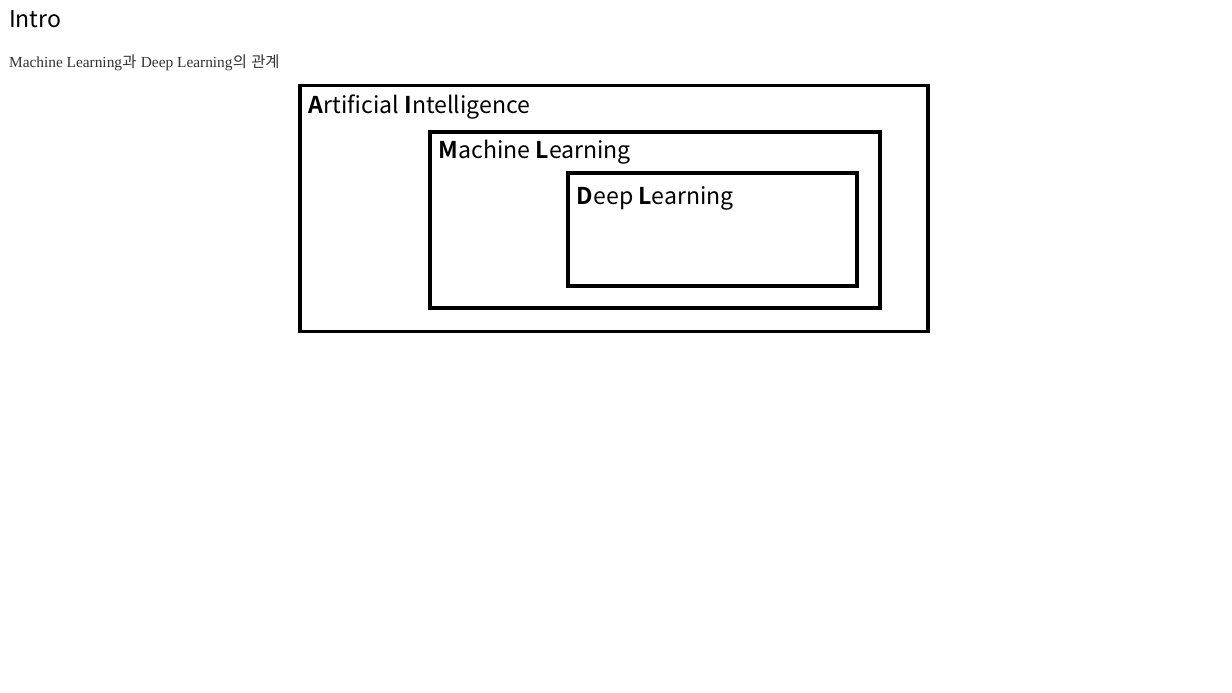
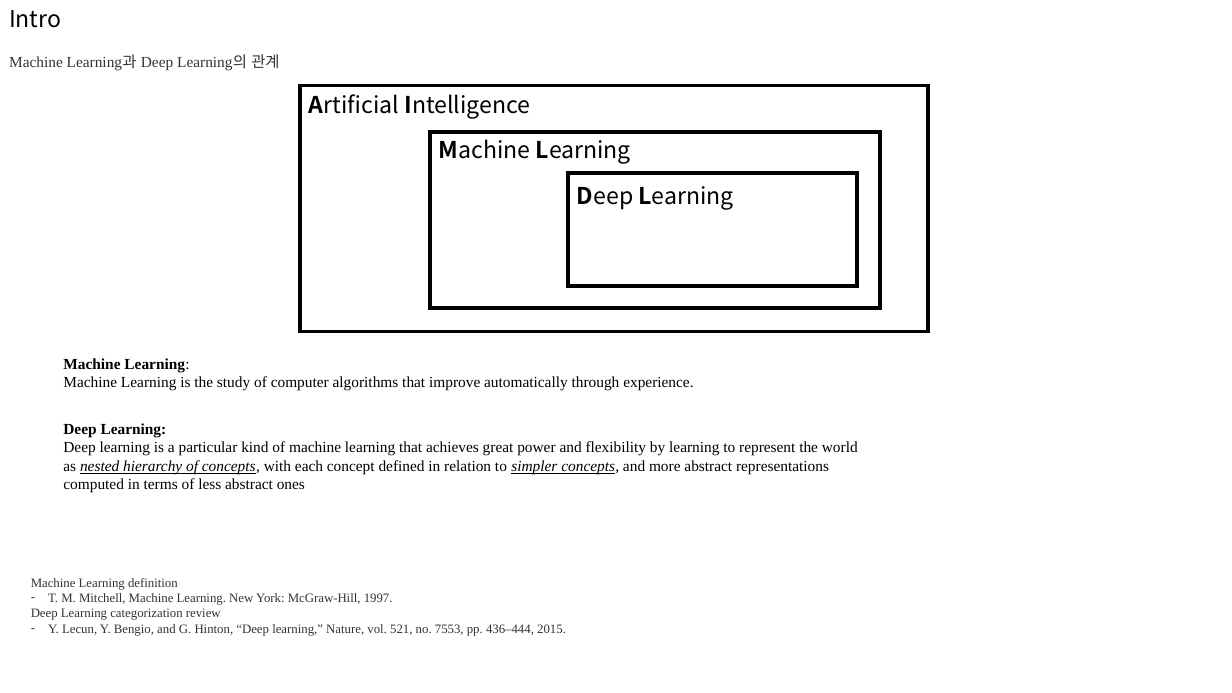
Before and after one commit to jglee96/NBTP_Lab, a slide deck: slide 2 of 개인/석사학위논문/구상.pptx. Drawn at 1232x693 pixels with LibreOffice and Linux fonts; fonts in the diff are those of the drawing. Boxes give left, top, right and bottom in pixels: in the first picture for what was removed or moved away, otherwise in the second. Text is boxed around its words. In the diff, an @@ line names an element or a change of style, - is before the commit and + after.

```diff
--- a/개인/석사학위논문/구상.pptx
+++ b/개인/석사학위논문/구상.pptx
@@ text added at [63, 358, 693, 391], 12 pt, text #000000 @@
+Machine Learning:
+Machine Learning is the study of computer algorithms that improve automatically through experience.
@@ text added at [63, 423, 858, 493], 12 pt, text #000000 @@
+Deep Learning:
+Deep learning is a particular kind of machine learning that achieves great power and flexibility by learning to represent the world as nested hierarchy of concepts, with each concept defined in relation to simpler concepts, and more abstract representations computed in terms of less abstract ones
@@ text added at [31, 578, 566, 636], 10 pt, text #333333 @@
+Machine Learning definition
+– T. M. Mitchell, Machine Learning. New York: McGraw-Hill, 1997.
+Deep Learning categorization review
+– Y. Lecun, Y. Bengio, and G. Hinton, “Deep learning,” Nature, vol. 521, no. 7553, pp. 436–444, 2015.
```
Also in this commit, not shown: 1 other slide changed, 3 slides added, 1 slide removed, 19 other files.
